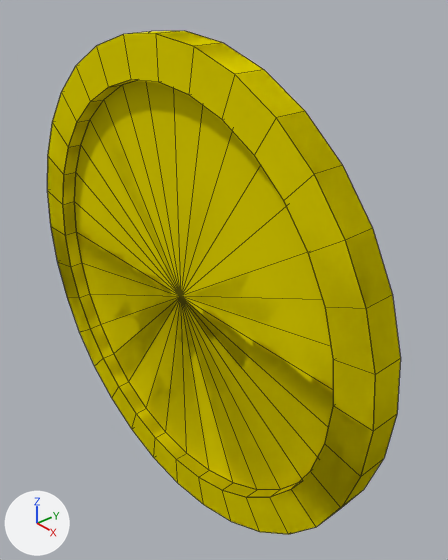
Two versions of the Blender file TFGProceduralDungeon/Assets/Models/Coin/Coin.blend, one commit apart.
The view is the same before and after, from a camera (50 mm lens) standing at (0.882, -0.671, 0.626) and looking at (0.039, 0.062, 0.024). Arrows for +X, +Y and +Z are at lower left; the lights stay in place. Mesh edges are drawn as thin lines.

Objects in the first picture: 'Coin'.
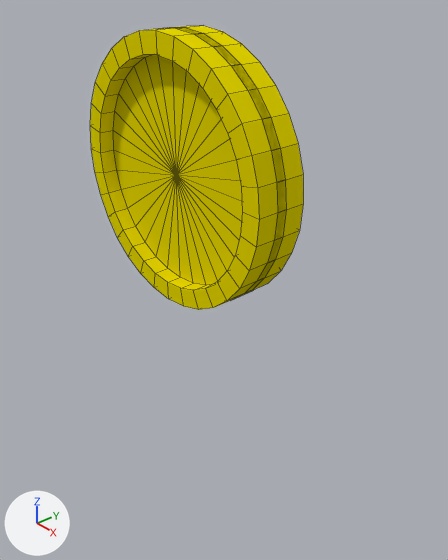
Where the change shows, as pixel boxes [x1, y1, x2, y2] in the pictures (448 x 560 px):
```json
{"object": "Coin", "change": "mesh rescaled, modifiers changed", "before": [47, 31, 401, 534], "after": [90, 25, 303, 309], "on screen": "40% narrower, 43% shorter"}
```

The change, as JSON lines over the scene's bpy script:
```json
{"block": "me_cylinder", "where": "me_cylinder.from_pydata(...)  # 160 vertices, 128 faces; spans x -0.5..0.5, y -0.05..0.01, z -0.5..0.5"}
{"block": "me_cylinder", "where": "# used by ob_coin; location = (0.0, 0.0, 0.0)"}
{"block": "me_cylinder", "change": "me_cylinder part 1: the whole mesh is scaled about its middle by (0.5, 1, 0.5), then moved by (0.0, 0.0, 0.255)"}
{"block": "ob_coin", "where": "_m = ob_coin.modifiers.new('Mirror', 'MIRROR')"}
{"op": "set", "path": "_m.use_axis", "old": "(False, False, True)", "new": "(False, True, False)"}
```
